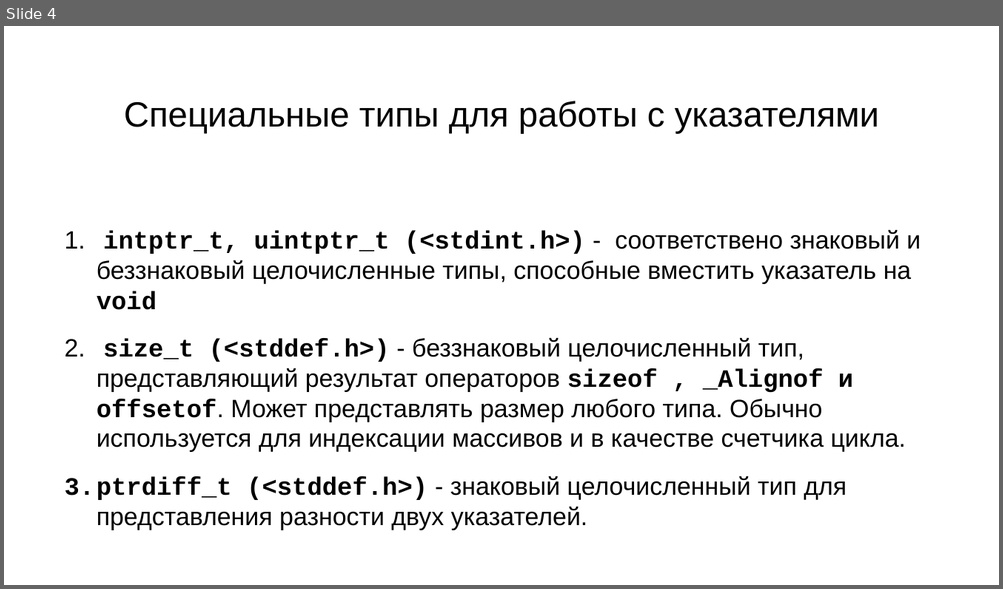
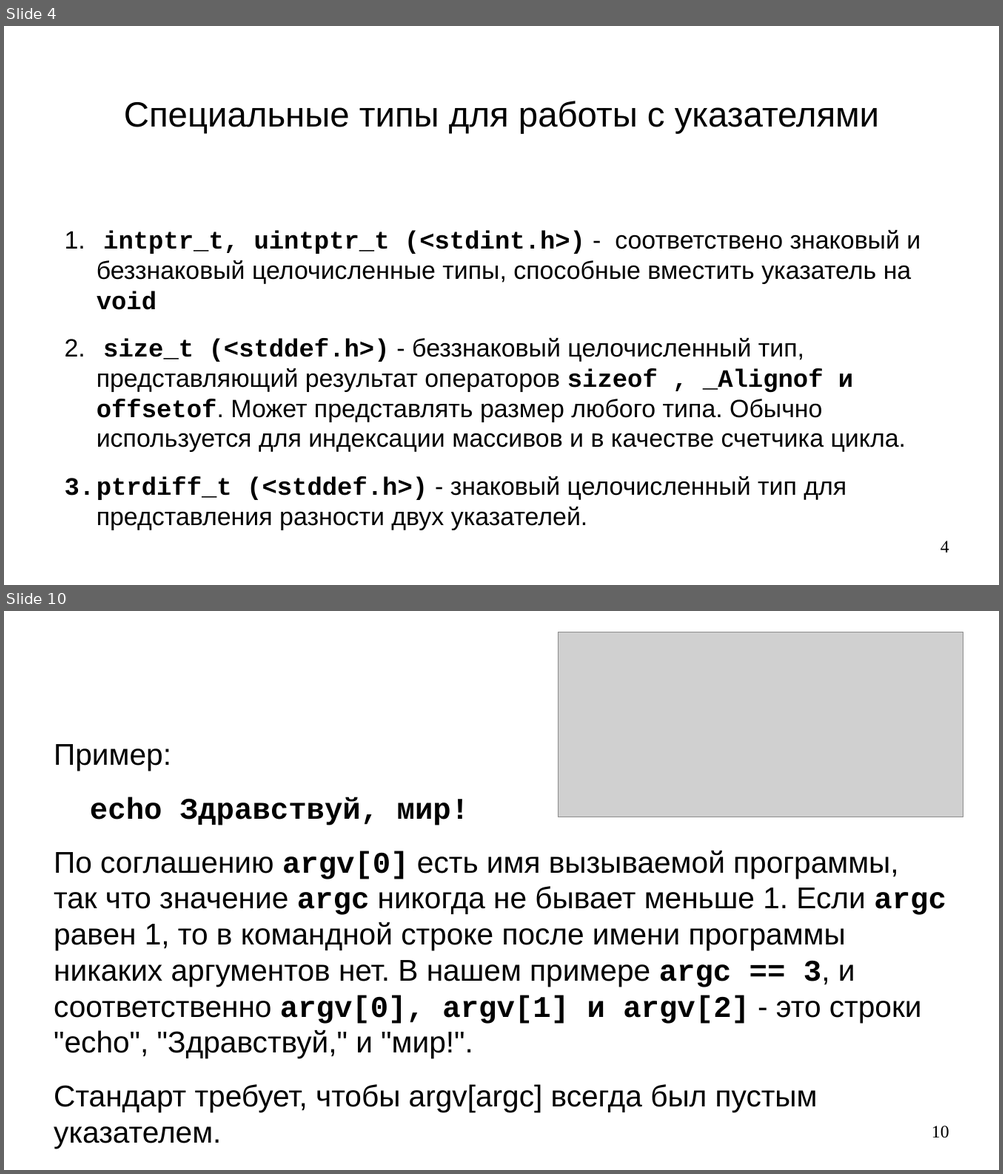
Before and after one commit to steelcraft/stud-lab, a slide deck: Лекции/CBCP01#L6.odp. Shown one above the other, each under a label of ours: slide 4 before the commit, slides 4 and 10 after it; the slides between them are not shown. The pictures are 1003x589 and 1003x1174 pixels, drawn with LibreOffice and Linux fonts; fonts in the diff are those of the drawing; grey boxes stand for pictures. Boxes give left, top, right and bottom in pixels: in the first picture for what was removed or moved away, otherwise in the second. Text is boxed around its words. In the diff, an @@ line names an element or a change of style, - is before the commit and + after.

```diff
--- a/Лекции/CBCP01#L6.odp
+++ b/Лекции/CBCP01#L6.odp
@@ slide 10 added at <box>4,611,999,1170</box>, background #FFFFFF @@
@@ picture added at <box>558,632,963,817</box> @@
@@ text added at <box>54,744,946,1149</box>, 24 pt, text #000000 @@
+Пример:
+echo Здравствуй, мир!
+По соглашению argv[0] есть имя вызываемой программы, так что значение argc никогда не бывает меньше 1. Если argc равен 1, то в командной строке после имени программы никаких аргументов нет. В нашем примере argc == 3, и соответственно argv[0], argv[1] и argv[2] - это строки "echo", "Здравствуй," и "мир!".
+Стандарт требует, чтобы argv[argc] всегда был пустым указателем.
@@ page number added at <box>931,1126,949,1139</box>, 14 pt, text #000000 @@
+10
@@ slide 4 changed as well @@
@@ page number added at <box>940,541,949,553</box>, 14 pt, text #000000 @@
+4
```
Also in this commit, not shown: 3 other slides changed, 6 other slides added, 10 slides removed.
